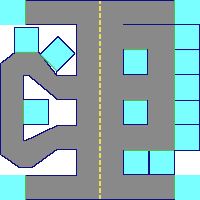
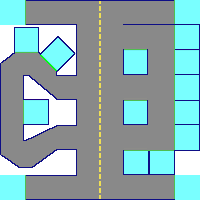
The second 200×200 image is a revision of the first. Changes to its layers:
painted on "street" over <box>40,54,57,75</box>
